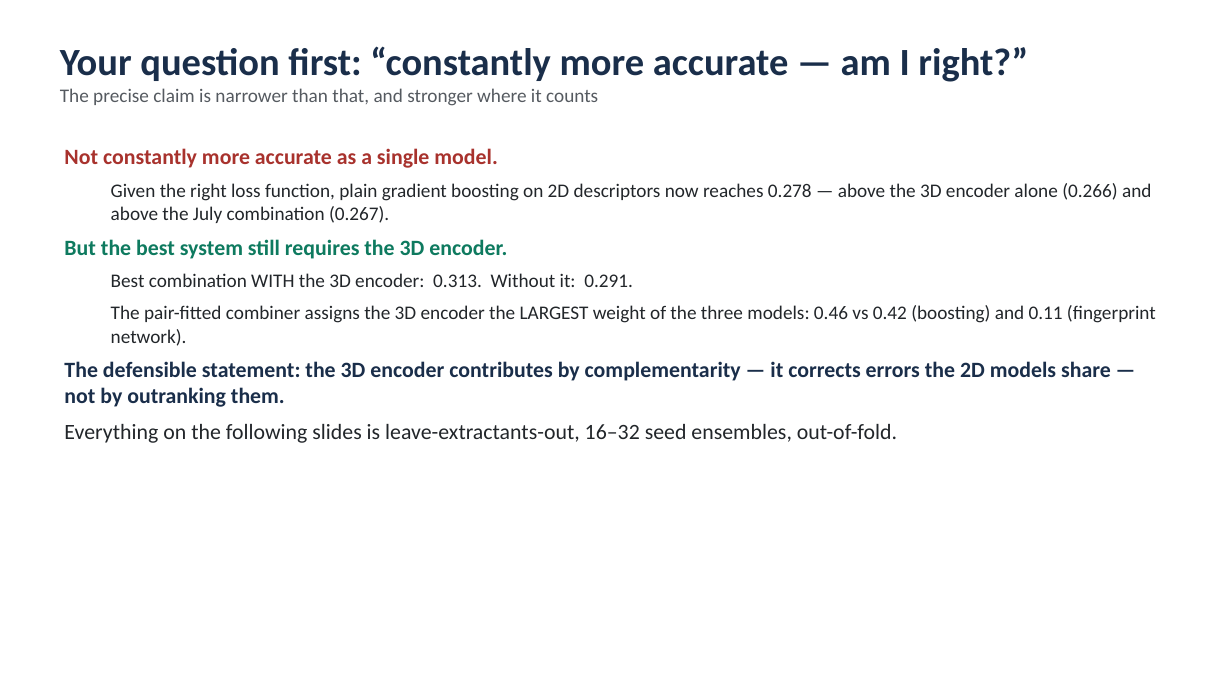
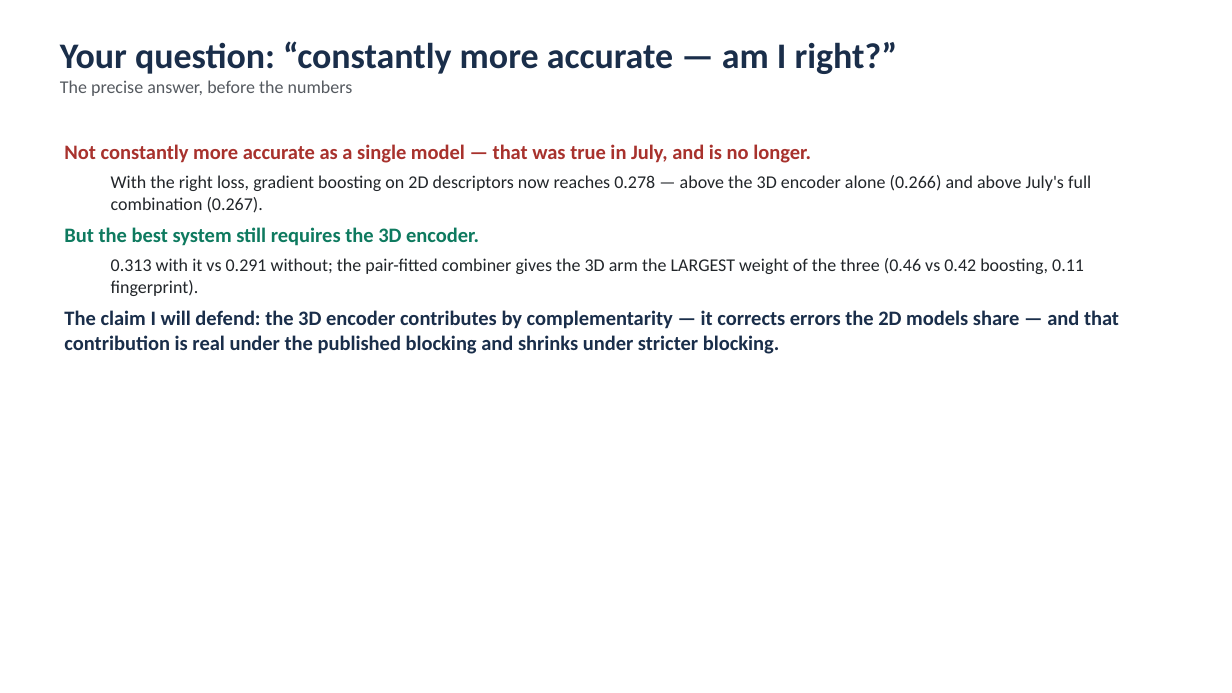
Before and after one commit to mironovb/lanthanidestrain, a slide deck: slide 8 of docs/vogiatzis_findings_2026-08.pptx (slide 2 before the commit). Drawn at 1232x693 pixels with LibreOffice and Linux fonts; fonts in the diff are those of the drawing. Boxes give left, top, right and bottom in pixels: in the first picture for what was removed or moved away, otherwise in the second. Text is boxed around its words. In the diff, an @@ line names an element or a change of style, - is before the commit and + after.

```diff
--- a/docs/vogiatzis_findings_2026-08.pptx
+++ b/docs/vogiatzis_findings_2026-08.pptx
@@ text at [60,41,898,96]: text changed; size 15 to 28 pt; text colour #555A60 to #1A2E4A; bold on @@
-Your question first: “constantly more accurate — am I right?”
-The precise claim is narrower than that, and stronger where it counts
+Your question: “constantly more accurate — am I right?”
+The precise answer, before the numbers
@@ text at [64,144,1091,213]: text changed; size 15 to 14 pt @@
-Not constantly more accurate as a single model.
-  Given the right loss function, plain gradient boosting on 2D descriptors now reaches 0.278 — above the 3D encoder alone (0.266) and above the July combination (0.267).
+Not constantly more accurate as a single model — that was true in July, and is no longer.
+  With the right loss, gradient boosting on 2D descriptors now reaches 0.278 — above the 3D encoder alone (0.266) and above July's full combination (0.267).
@@ text at [64,227,479,246]: size 17 to 16 pt in "But the best system still requires the ..."; less space between paragraphs @@
@@ text at [64,258,1119,354]: text changed; size 17 to 16 pt; text colour #22262A to #1A2E4A; bold on @@
-  Best combination WITH the 3D encoder: 0.313. Without it: 0.291.
-  The pair-fitted combiner assigns the 3D encoder the LARGEST weight of the three models: 0.46 vs 0.42 (boosting) and 0.11 (fingerprint network).
-The defensible statement: the 3D encoder contributes by complementarity — it corrects errors the 2D models share — not by outranking them.
-Everything on the following slides is leave-extractants-out, 16–32 seed ensembles, out-of-fold.
+  0.313 with it vs 0.291 without; the pair-fitted combiner gives the 3D arm the LARGEST weight of the three (0.46 vs 0.42 boosting, 0.11 fingerprint).
+The claim I will defend: the 3D encoder contributes by complementarity — it corrects errors the 2D models share — and that contribution is real under the published blocking and shrinks under stricter blocking.
```
Also in this commit, not shown: 8 other slides changed, 8 slides added, 2 slides removed, 7 other files.
